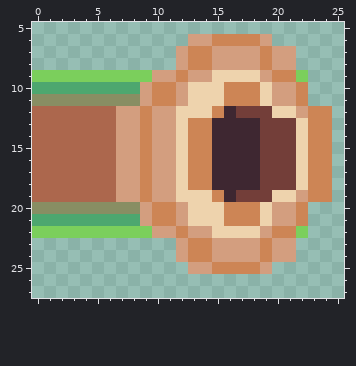
File history of a pixel-art sprite, public/world/irrigate/4.png. The first picture shows the starting point.
The file is 32x32 pixels. Shown: x 0..25, y 5..27.
The same view after the edit:
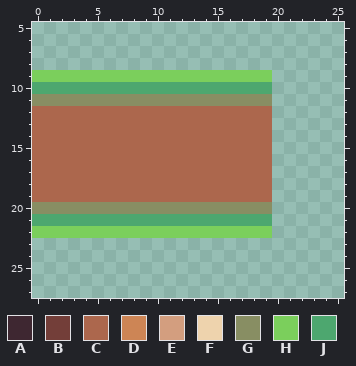
Palette (. is transparent): A #3e2731  B #733e39  C #ac674d  D #cd8555  E #d39e7f  F #eed3ad  G #888e63  H #7bcf5c  J #4da76f
Changes in this commit:
Changed rows in their new state; - is an unchanged pixel.
first column x 7:
 6 ------.......-----
 7 -----..........---
 8 -----..........---
 9 ---HHHHHHHHHH...--
10 --JJJJJJJJJJJ...--
11 --GGGGGGGGGGG...--
12 CCCCCCCCCCCCC.....
13 CCCCCCCCCCCCC.....
14 CCCCCCCCCCCCC.....
15 CCCCCCCCCCCCC.....
16 CCCCCCCCCCCCC.....
17 CCCCCCCCCCCCC.....
18 CCCCCCCCCCCCC.....
19 CCCCCCCCCCCCC.....
20 --GGGGGGGGGGG...--
21 --JJJJJJJJJJJ...--
22 ---HHHHHHHHHH...--
23 -----..........---
24 -----..........---
25 ------.......-----
Boxes around the changes in both pictures, in picture pixels (x1, y1, x2, y2):
changed: (116, 34, 332, 274)
